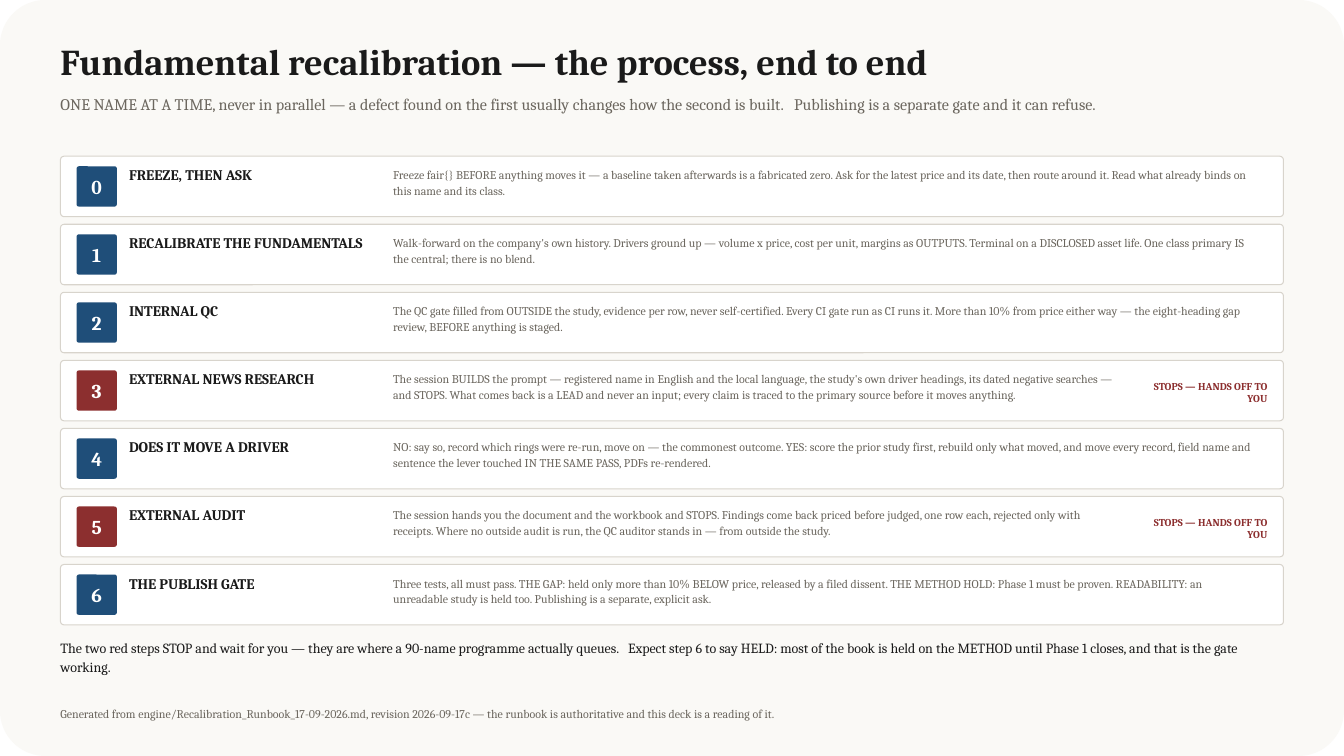
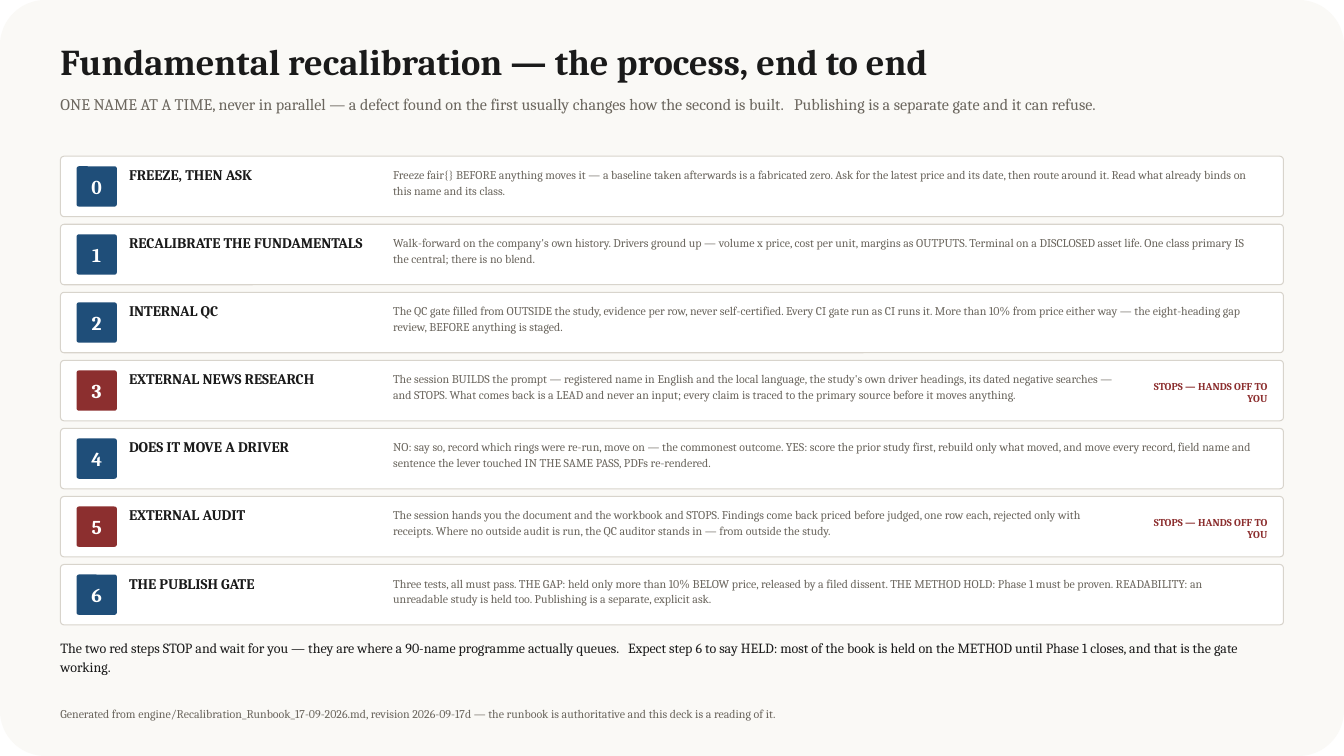
Before and after one commit to sherifomarsaleh/testahil, a slide deck: slide 1 of engine/Recalibration_Process_Flow_17-09-2026.pptx. Drawn at 1344x756 pixels with LibreOffice and Linux fonts; fonts in the diff are those of the drawing. Boxes give left, top, right and bottom in pixels: in the first picture for what was removed or moved away, otherwise in the second. Text is boxed around its words. In the diff, an @@ line names an element or a change of style, - is before the commit and + after.

```diff
--- a/engine/Recalibration_Process_Flow_17-09-2026.pptx
+++ b/engine/Recalibration_Process_Flow_17-09-2026.pptx
@@ text at [60, 709, 776, 721]: text changed @@
-Generated from engine/Recalibration_Runbook_17-09-2026.md, revision 2026-09-17c — the runbook is authoritative and this deck is a reading of it.
+Generated from engine/Recalibration_Runbook_17-09-2026.md, revision 2026-09-17d — the runbook is authoritative and this deck is a reading of it.
```
Also in this commit, not shown: 1 other slide changed, 1 other file.
